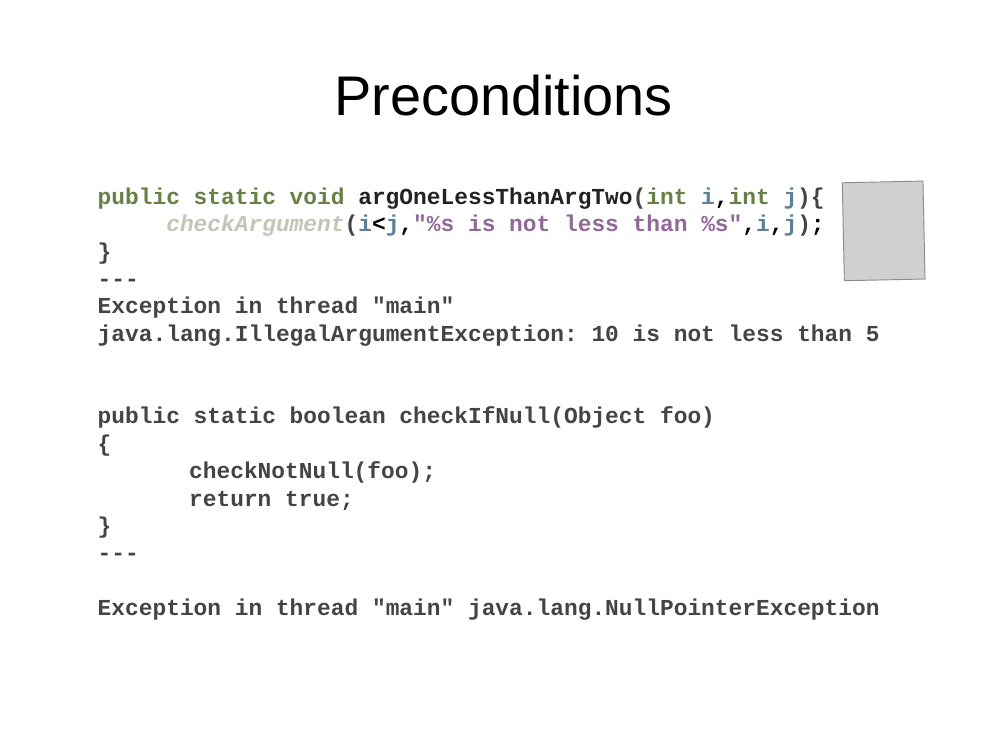
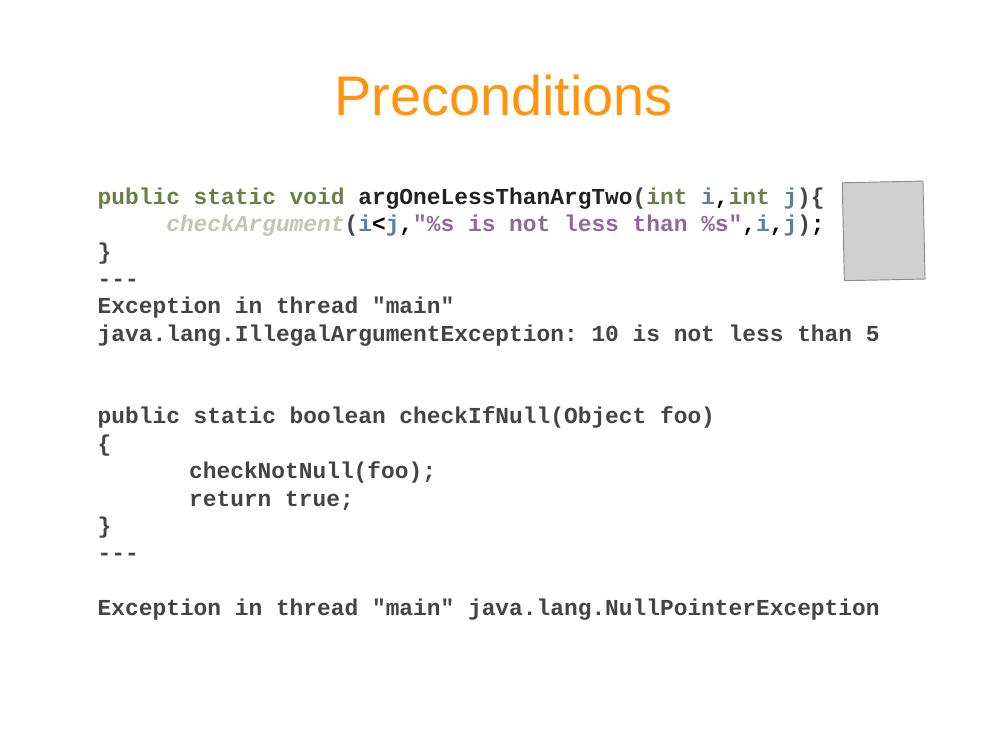
Before and after one commit to rohitvvv/published-papers, a slide deck: slide 10 of Gauva.odp. Drawn at 1008x756 pixels with LibreOffice and Linux fonts; fonts in the diff are those of the drawing; grey boxes stand for pictures. Boxes give left, top, right and bottom in pixels: in the first picture for what was removed or moved away, otherwise in the second. Text is boxed around its words. In the diff, an @@ line names an element or a change of style, - is before the commit and + after.

```diff
--- a/Gauva.odp
+++ b/Gauva.odp
@@ title "Preconditions" at [334,74,672,116]: text colour #000000 to #FF950E @@
```
Also in this commit, not shown: 6 other slides changed, 11 slides added, 1 slide removed.
